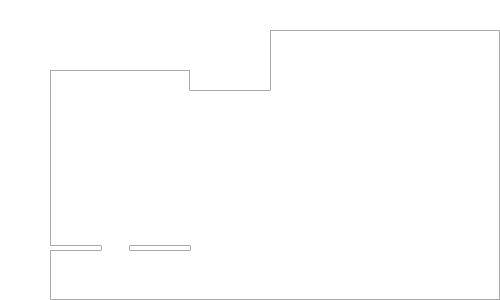
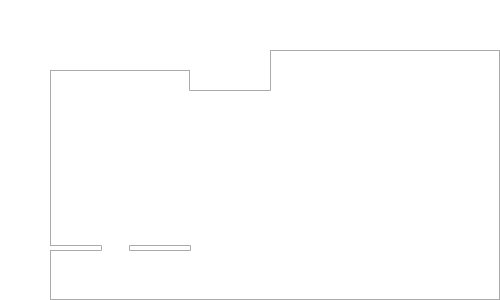
The second (500, 300) image is a revision of the first. Changes to its layers:
painted on "Rectangle 3" over (270, 30, 500, 50)
